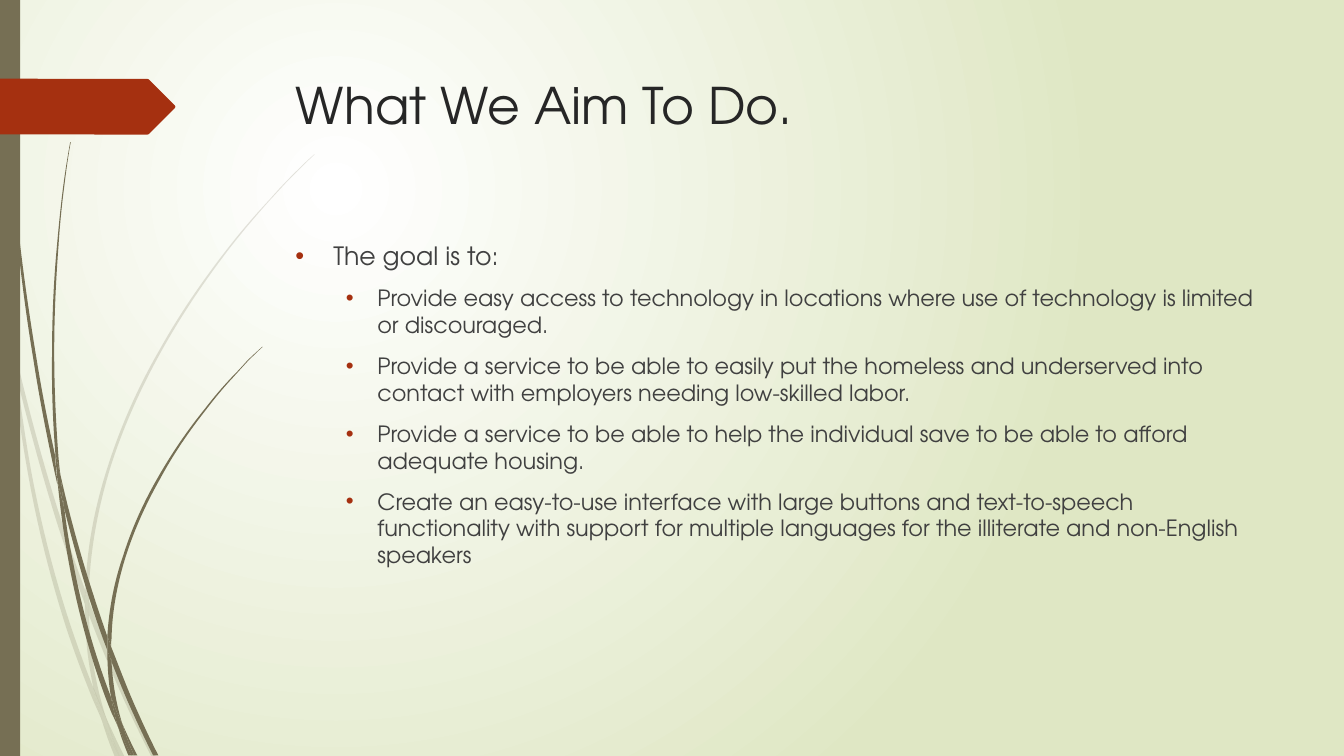
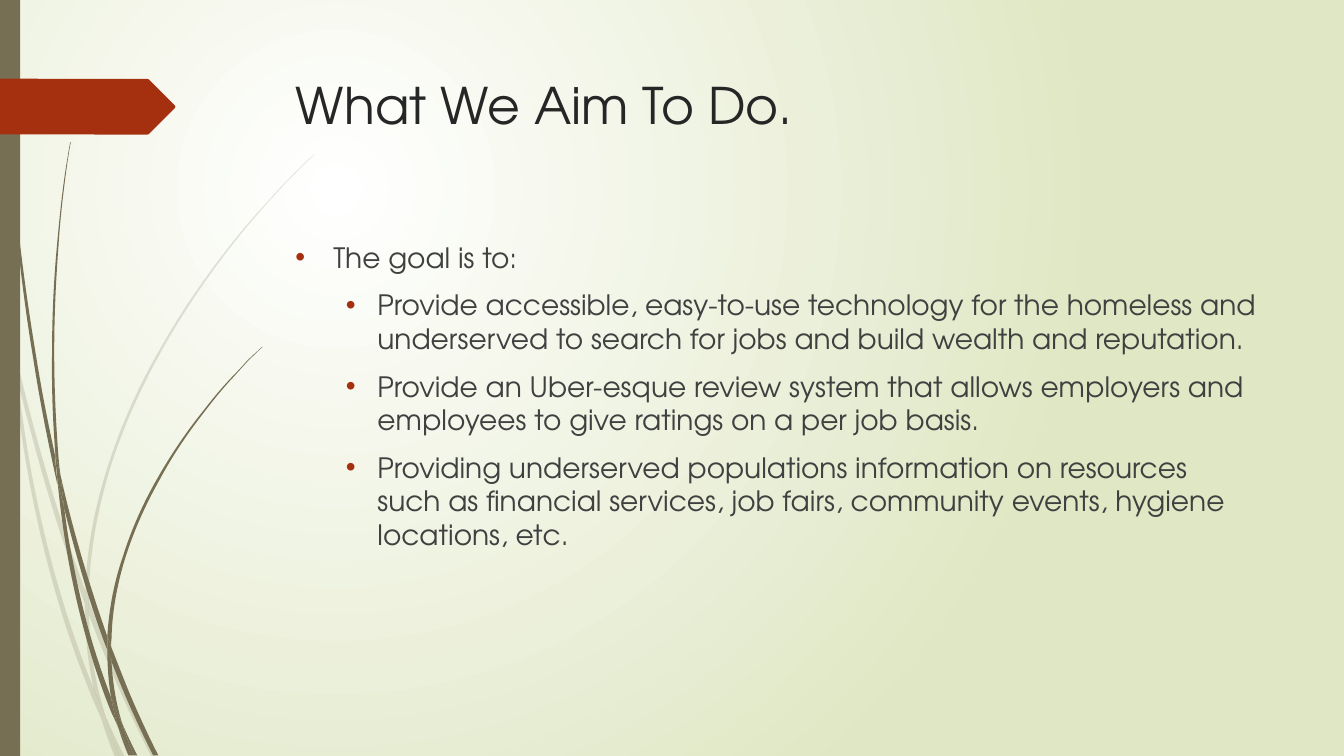
Before and after one commit to tkakusa/Qiosk, a slide deck: slide 3 of Helping the Homeless with QCare Qiosk.pptx. Drawn at 1344x756 pixels with LibreOffice and Linux fonts; fonts in the diff are those of the drawing. Boxes give left, top, right and bottom in pixels: in the first picture for what was removed or moved away, otherwise in the second. Text is boxed around its words. In the diff, an @@ line names an element or a change of style, - is before the commit and + after.

```diff
--- a/Helping the Homeless with QCare Qiosk.pptx
+++ b/Helping the Homeless with QCare Qiosk.pptx
@@ text at bbox=[333, 247, 517, 274]: size 18 to 20 pt in "The goal is to:" @@
@@ text at bbox=[377, 294, 1255, 547]: text changed; size 16 to 20 pt @@
-  • Provide easy access to technology in locations where use of technology is limited or discouraged.
-  • Provide a service to be able to easily put the homeless and underserved into contact with employers needing low-skilled labor.
-  • Provide a service to be able to help the individual save to be able to afford adequate housing.
-  • Create an easy-to-use interface with large buttons and text-to-speech functionality with support for multiple languages for the illiterate and non-English speakers
+  • Provide accessible, easy-to-use technology for the homeless and underserved to search for jobs and build wealth and reputation.
+  • Provide an Uber-esque review system that allows employers and employees to give ratings on a per job basis.
+  • Providing underserved populations information on resources such as financial services, job fairs, community events, hygiene locations, etc.
```
Also in this commit, not shown: 3 slides added, 3 other files.
